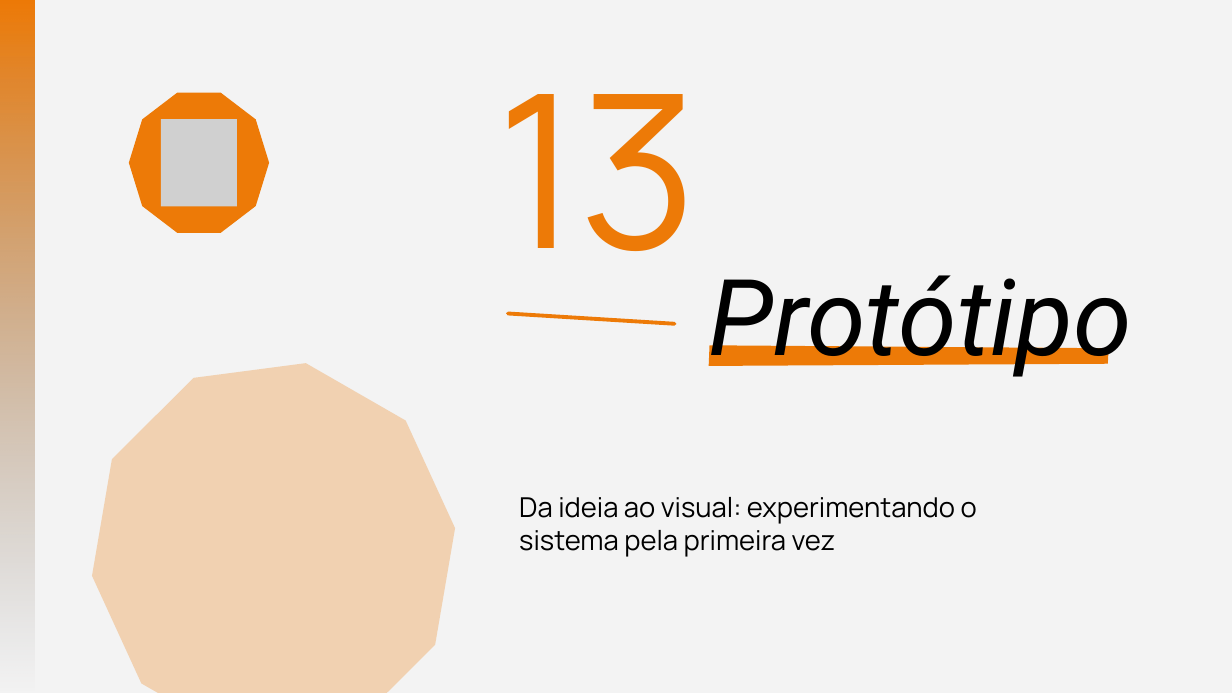
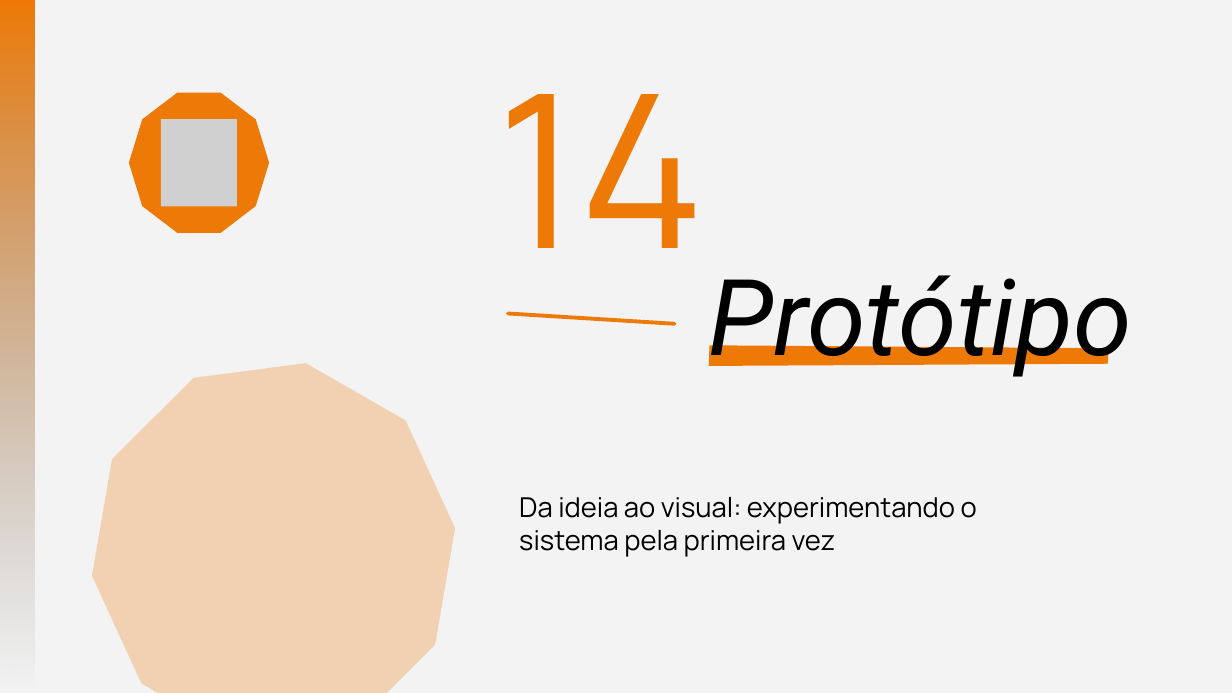
Before and after one commit to JoaoRibeiro-V/ShopUp, a slide deck: slide 30 of documentacao/slides-shopup.pptx (slide 27 before the commit). Drawn at 1232x693 pixels with LibreOffice and Linux fonts; fonts in the diff are those of the drawing; grey boxes stand for pictures. Boxes give left, top, right and bottom in pixels: in the first picture for what was removed or moved away, otherwise in the second. Text is boxed around its words. In the diff, an @@ line names an element or a change of style, - is before the commit and + after.

Commit message:
Slides update

```diff
--- a/documentacao/slides-shopup.pptx
+++ b/documentacao/slides-shopup.pptx
@@ text at [496, 94, 705, 248]: text changed @@
-13
+14
```
Also in this commit, not shown: 6 other slides changed, 3 slides added.
